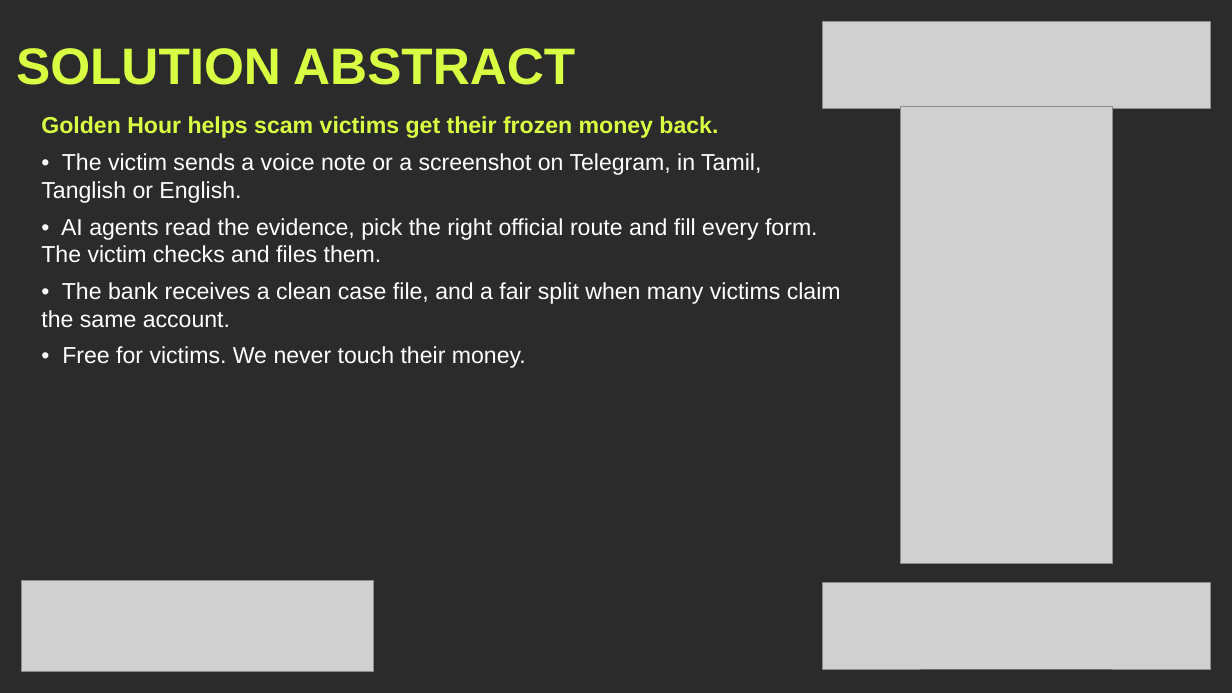
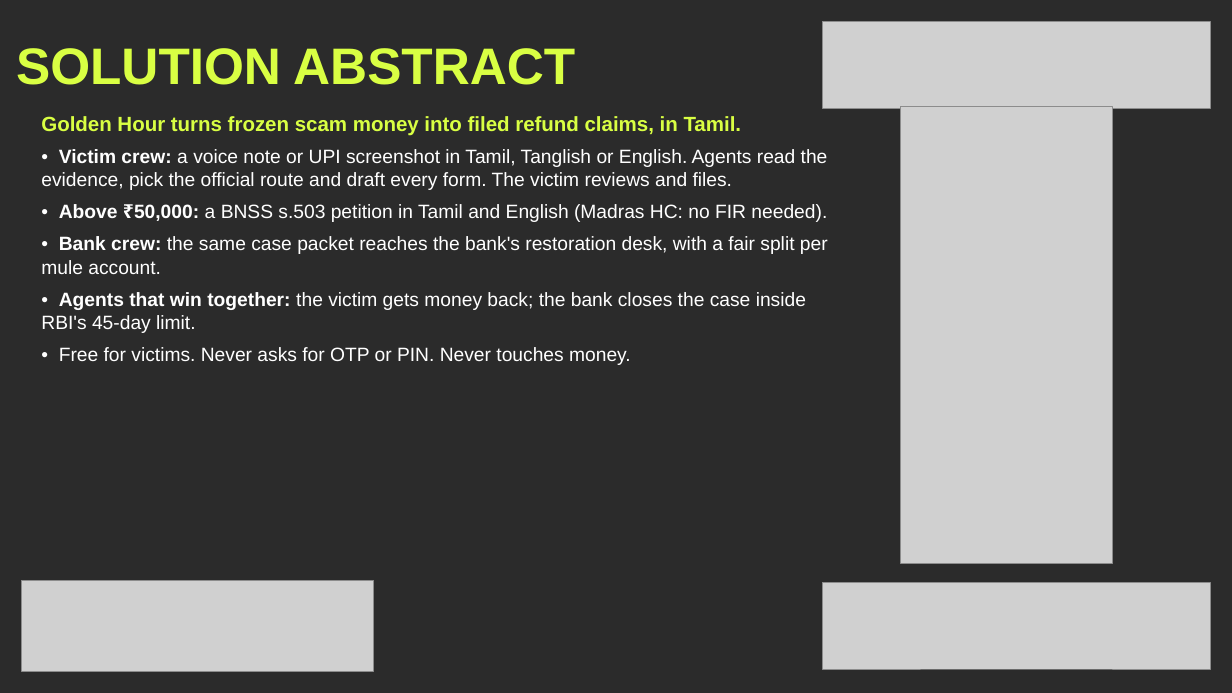
Before and after one commit to mahak867/Golden-Hour, a slide deck: slide 3 of deck/GoldenHour_KHacks4_Submission_Visual.pptx. Drawn at 1232x693 pixels with LibreOffice and Linux fonts; fonts in the diff are those of the drawing; grey boxes stand for pictures; background and template pictures are left out; a plain dark background stands for a picture behind light text. Boxes give left, top, right and bottom in pixels: in the first picture for what was removed or moved away, otherwise in the second. Text is boxed around its words. In the diff, an @@ line names an element or a change of style, - is before the commit and + after.

```diff
--- a/deck/GoldenHour_KHacks4_Submission_Visual.pptx
+++ b/deck/GoldenHour_KHacks4_Submission_Visual.pptx
@@ text at [41,116,828,365]: text changed; size 18 to 15 pt @@
-Golden Hour helps scam victims get their frozen money back.
-• The victim sends a voice note or a screenshot on Telegram, in Tamil, Tanglish or English.
-• AI agents read the evidence, pick the right official route and fill every form. The victim checks and files them.
-• The bank receives a clean case file, and a fair split when many victims claim the same account.
-• Free for victims. We never touch their money.
+Golden Hour turns frozen scam money into filed refund claims, in Tamil.
+• Victim crew: a voice note or UPI screenshot in Tamil, Tanglish or English. Agents read the evidence, pick the official route and draft every form. The victim reviews and files.
+• Above ₹50,000: a BNSS s.503 petition in Tamil and English (Madras HC: no FIR needed).
+• Bank crew: the same case packet reaches the bank's restoration desk, with a fair split per mule account.
+• Agents that win together: the victim gets money back; the bank closes the case inside RBI's 45-day limit.
+• Free for victims. Never asks for OTP or PIN. Never touches money.
```
Also in this commit, not shown: 6 other slides changed, 5 other files.
